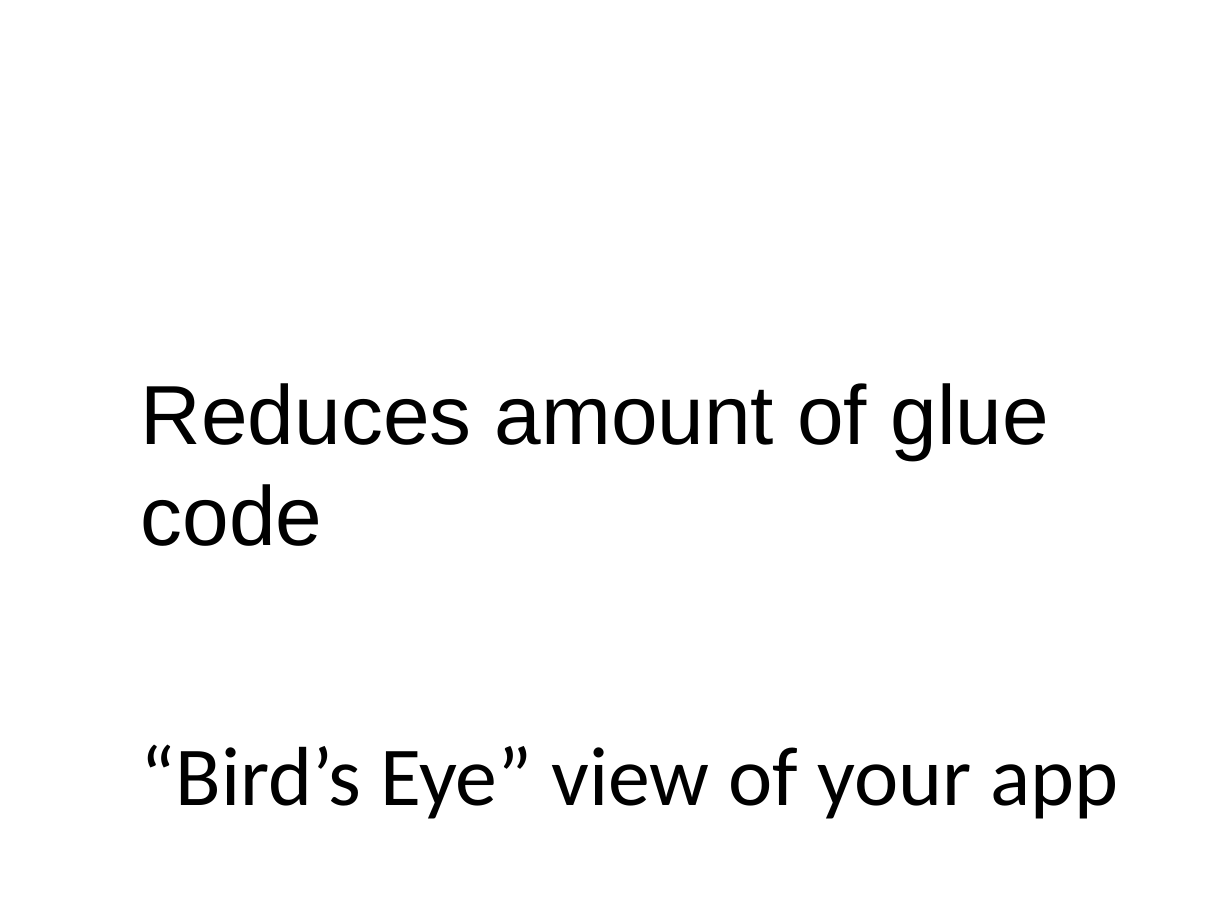
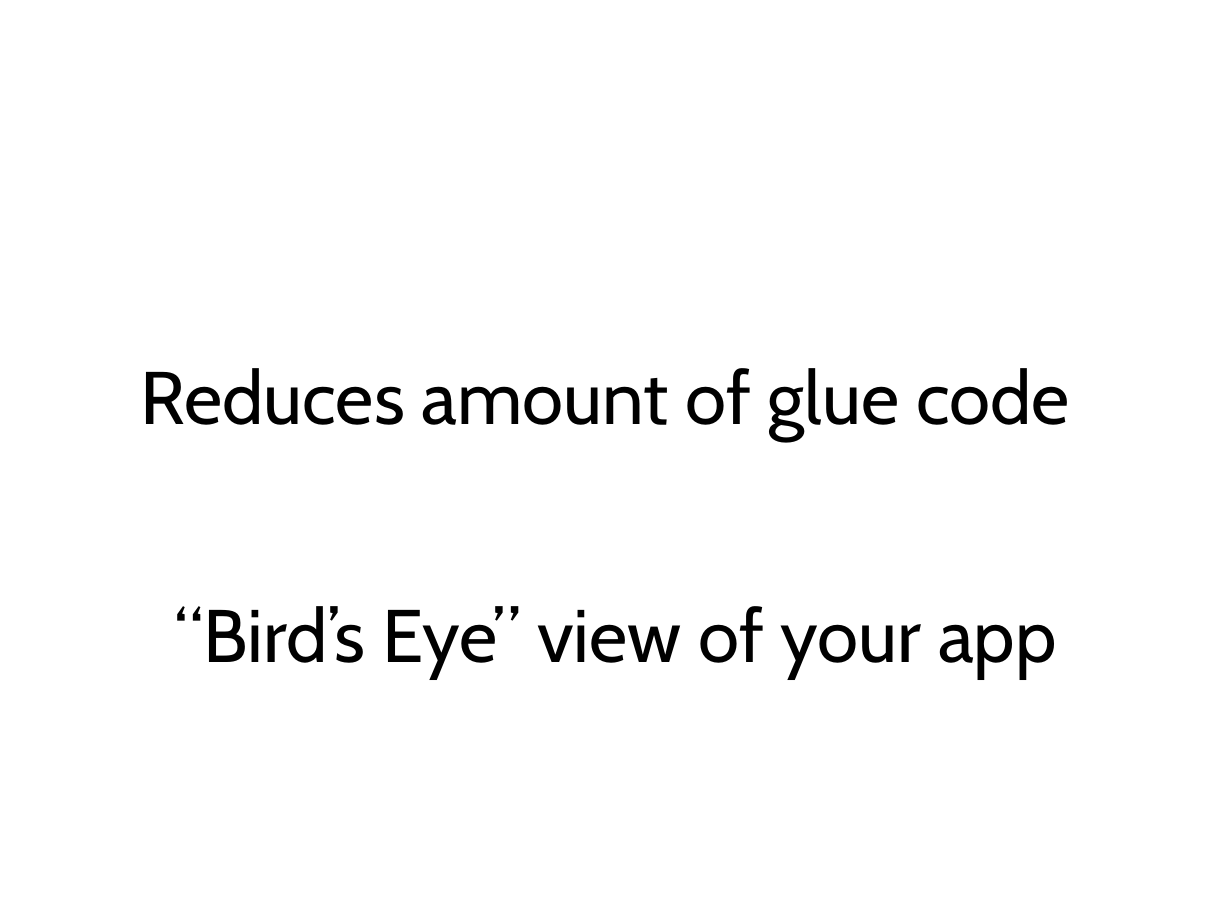
Before and after one commit to NiteshMeshram/SRStoryboardDemo, a slide deck: slide 5 of PPT/SotryBoardByNiteshVersion1.0.odp. Drawn at 1232x924 pixels with LibreOffice and Linux fonts; fonts in the diff are those of the drawing; background and template pictures are left out. Boxes give left, top, right and bottom in pixels: in the first picture for what was removed or moved away, otherwise in the second. Text is boxed around its words. In the diff, an @@ line names an element or a change of style, - is before the commit and + after.

```diff
--- a/PPT/SotryBoardByNiteshVersion1.0.odp
+++ b/PPT/SotryBoardByNiteshVersion1.0.odp
@@ text "Reduces amount of glue code" at <box>141,368,1070,678</box>: size 54 to 48 pt; font Arial to Cabin in "Reduces amount of glue code"; font Calibri to Cabin in "“Bird’s Eye” view of your app" @@
```
Also in this commit, not shown: 11 other slides changed, 1 other file.
